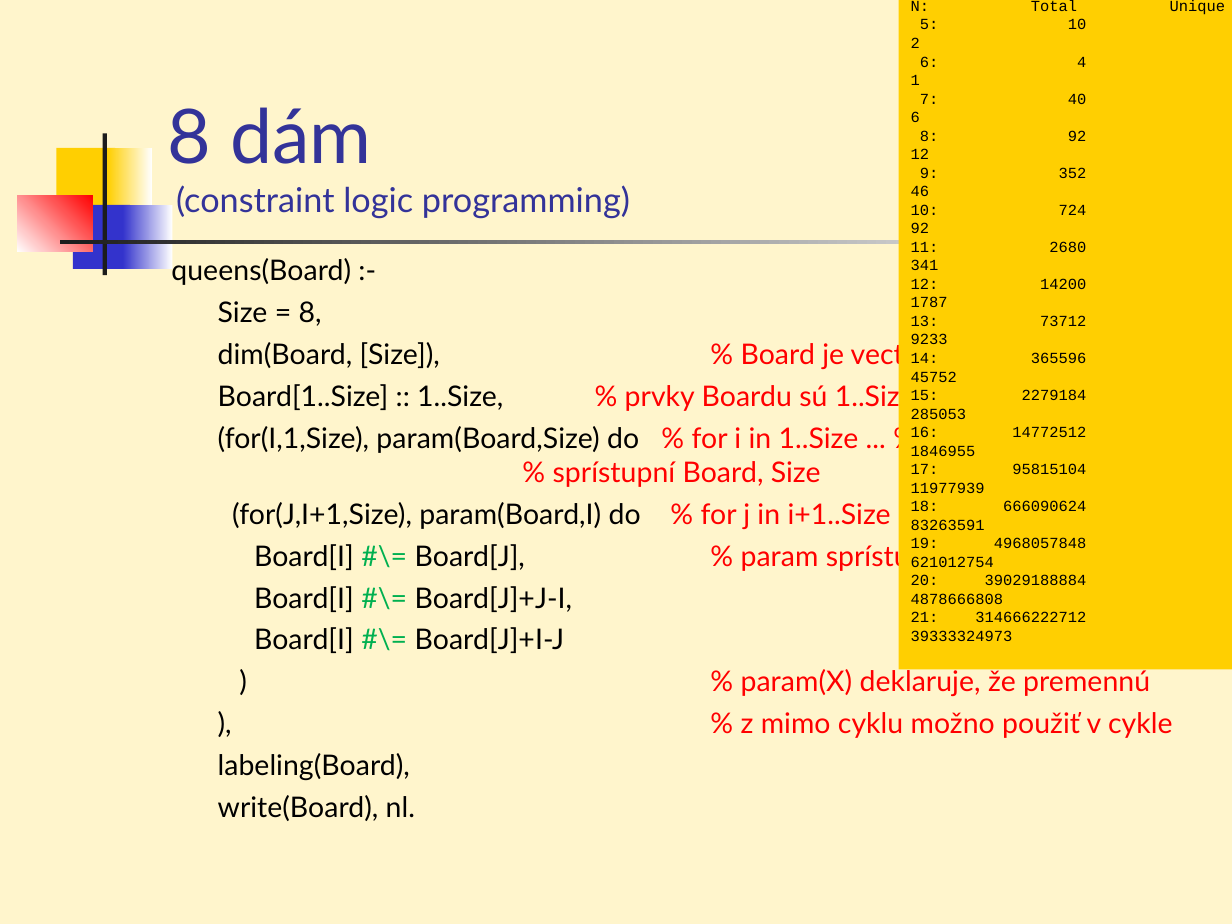
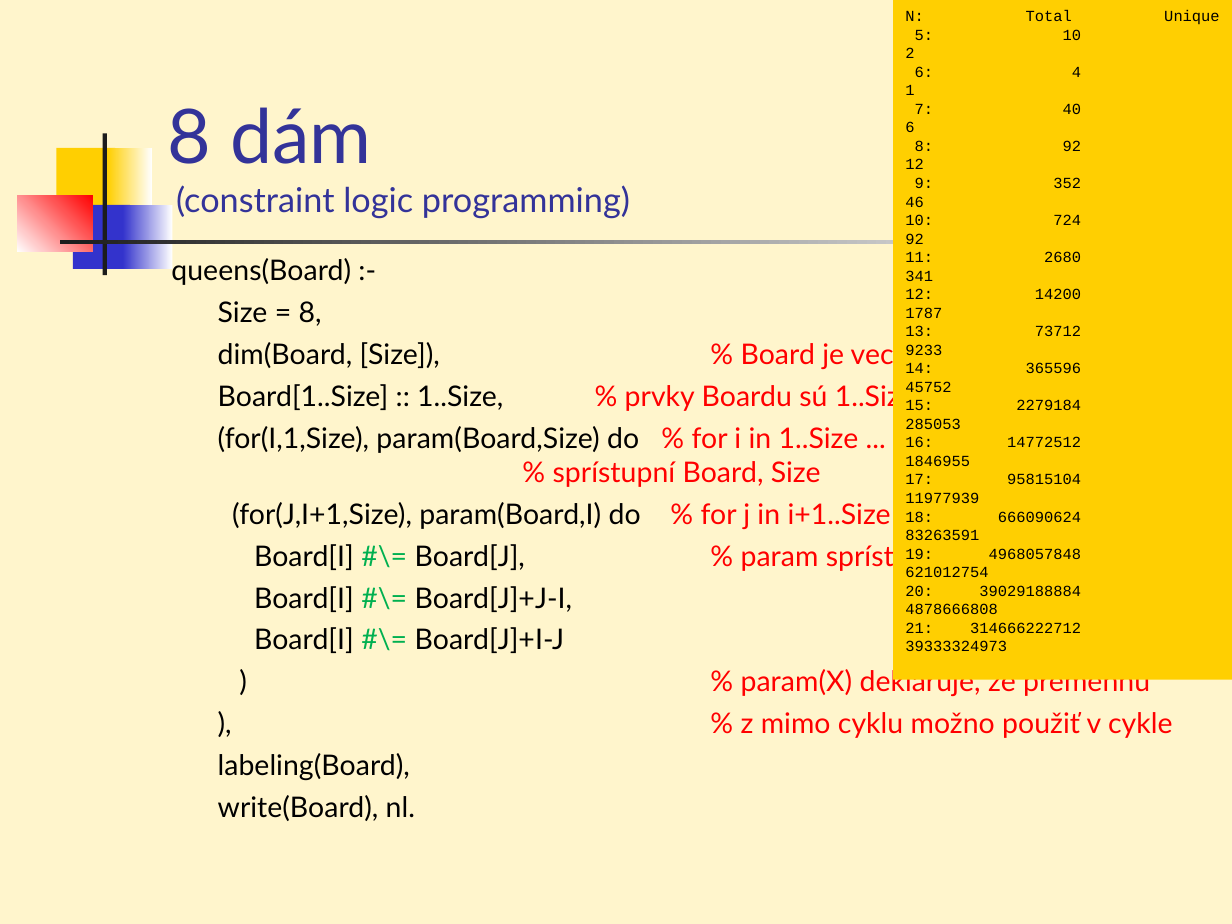
Before and after one commit to paradigmy/Prednasky, a slide deck: slide 19 of 12/logicke3.ppt. Drawn at 1232x924 pixels with LibreOffice and Linux fonts; fonts in the diff are those of the drawing. Boxes give left, top, right and bottom in pixels: in the first picture for what was removed or moved away, otherwise in the second. Text is boxed around its words. In the diff, an @@ line names an element or a change of style, - is before the commit and + after.

```diff
--- a/12/logicke3.ppt
+++ b/12/logicke3.ppt
@@ rectangle "N: Total Unique": place and size @@
-rectangle "N: Total Unique" at [898,0,1232,670]
+rectangle "N: Total Unique" at [893,0,1232,680]
```
Also in this commit, not shown: 2 other slides changed, 1 slide added, 1 slide removed, 2 other files.
